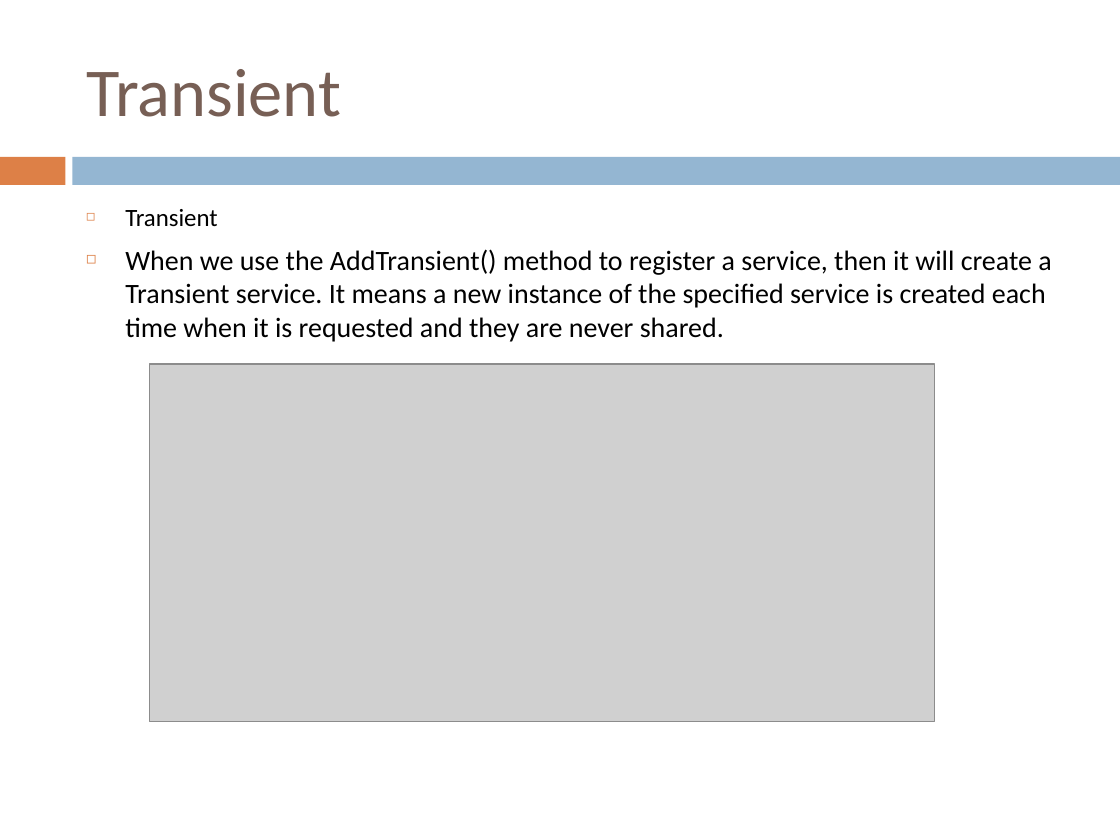
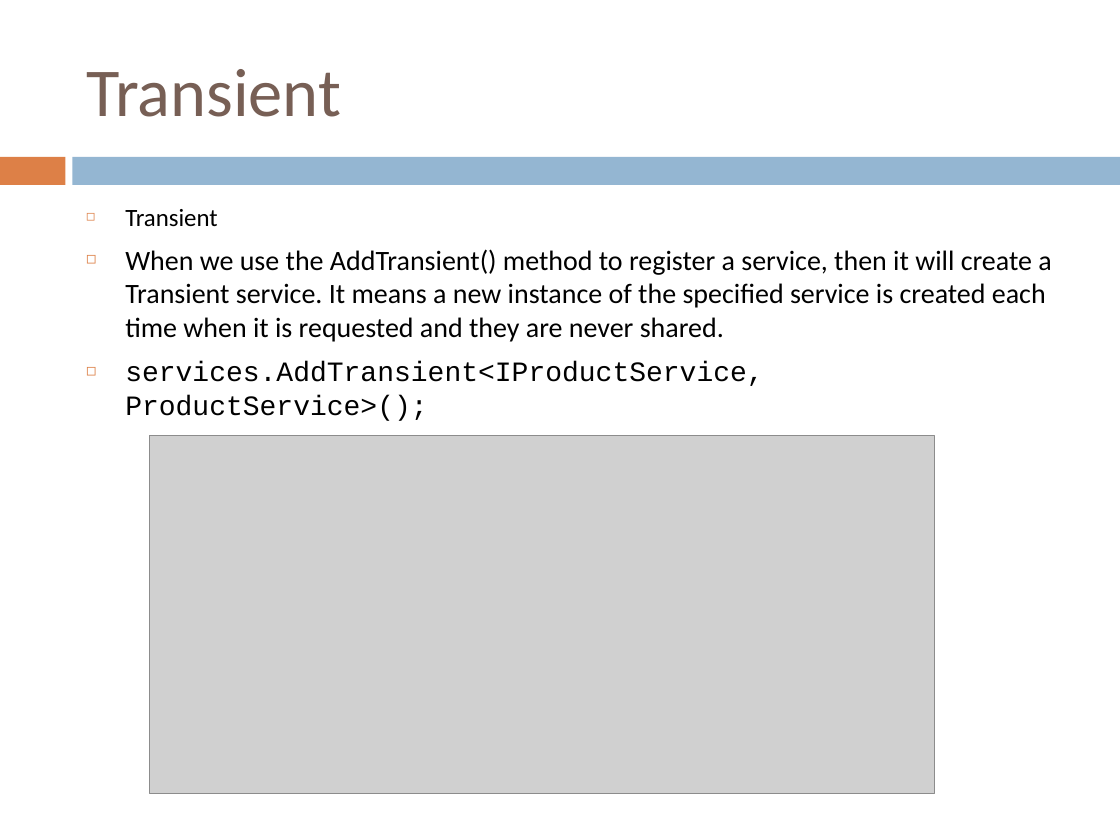
Before and after one commit to sandotnet/Iprime-batch1, a slide deck: slide 10 of Asp.net Core/PPT/DependencyInjection.pptx. Drawn at 1120x840 pixels with LibreOffice and Linux fonts; fonts in the diff are those of the drawing; grey boxes stand for pictures. Boxes give left, top, right and bottom in pixels: in the first picture for what was removed or moved away, otherwise in the second. Text is boxed around its words. In the diff, an @@ line names an element or a change of style, - is before the commit and + after.

```diff
--- a/Asp.net Core/PPT/DependencyInjection.pptx
+++ b/Asp.net Core/PPT/DependencyInjection.pptx
@@ text at [125, 362, 763, 421]: paragraph added @@
+◻ services.AddTransient<IProductService, ProductService>();
@@ picture: place and size @@
-picture at [149, 364, 934, 721]
+picture at [149, 436, 934, 793]
```
Also in this commit, not shown: 1 other slide changed, 20 other files.
